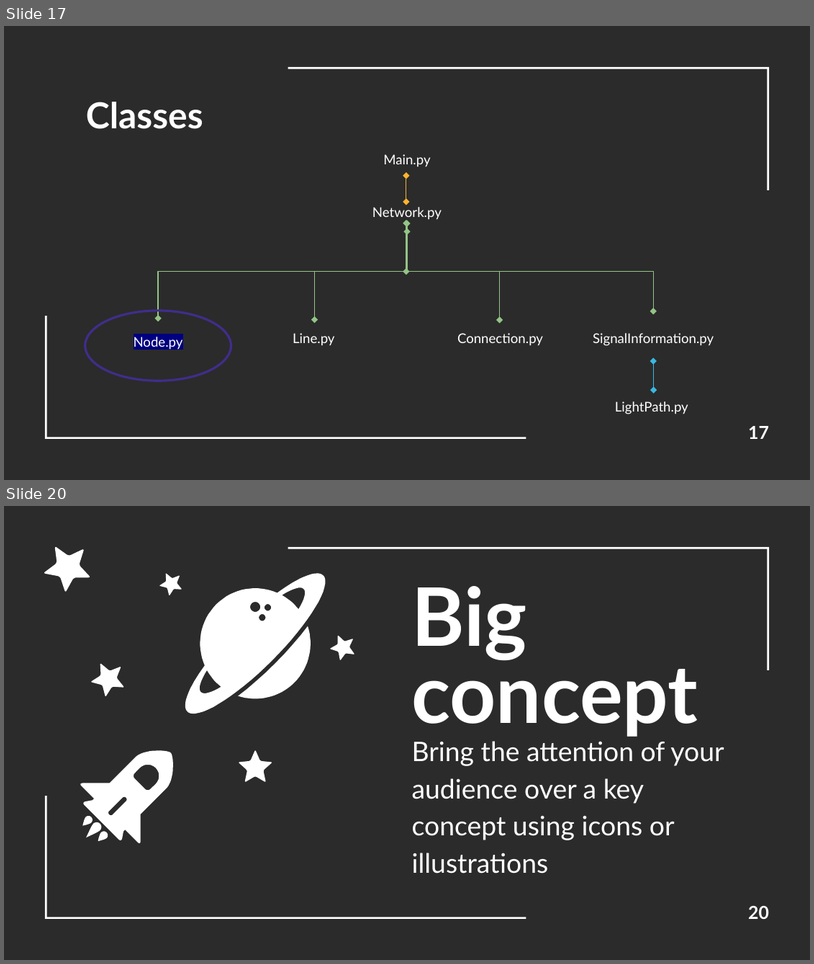
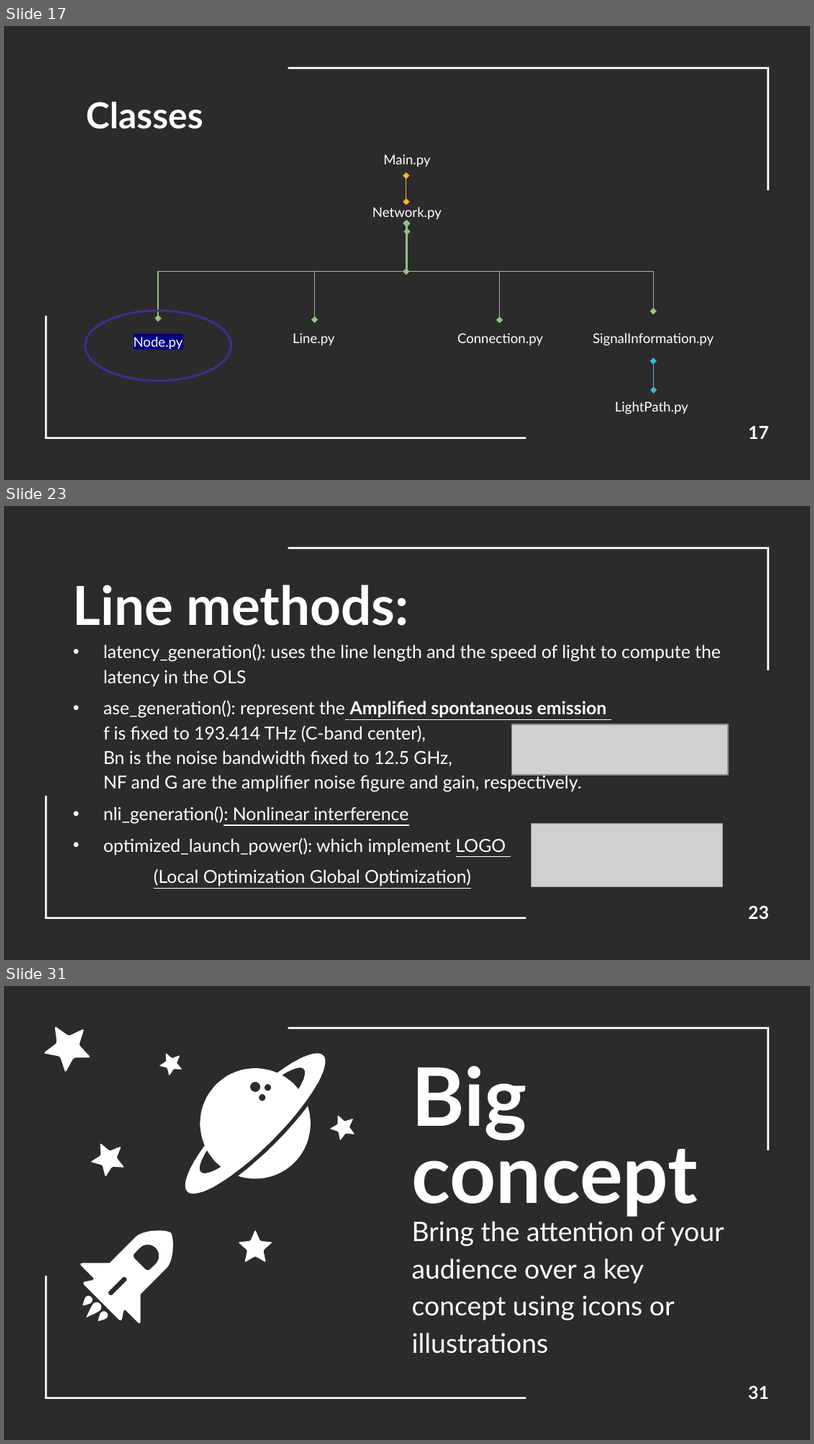
Before and after one commit to RenatoParker/OON_LabsProject, a slide deck: Presentazione esame OOP.pptx. Shown one above the other, each under a label of ours: slides 17 and 20 before the commit, slides 17, 23 and 31 after it; the slides between them are not shown. The pictures are 814x964 and 814x1444 pixels, drawn with LibreOffice and Linux fonts; fonts in the diff are those of the drawing; grey boxes stand for pictures; background and template pictures are left out; a plain dark background stands for a picture behind light text. Boxes give left, top, right and bottom in pixels: in the first picture for what was removed or moved away, otherwise in the second. Text is boxed around its words. In the diff, an @@ line names an element or a change of style, - is before the commit and + after.

Commit message:
SNR and latency barchart

```diff
--- a/Presentazione esame OOP.pptx
+++ b/Presentazione esame OOP.pptx
@@ slide 23 added at (x1=4, y1=506, x2=810, y2=960), background picture (left out); not listed: 2 template elements that a slide beside it also shows @@
@@ title added at (x1=73, y1=584, x2=409, y2=626), 48 pt, text #FFFFFF, bold @@
+Line methods:
@@ subtitle added at (x1=103, y1=644, x2=721, y2=886), 16 pt, text #FFFFFF @@
+• latency_generation(): uses the line length and the speed of light to compute the latency in the OLS
+• ase_generation(): represent the Amplified spontaneous emission
+  f is fixed to 193.414 THz (C-band center),
+  Bn is the noise bandwidth fixed to 12.5 GHz,
+  NF and G are the amplifier noise figure and gain, respectively.
+• nli_generation(): Nonlinear interference
+• optimized_launch_power(): which implement LOGO
+(Local Optimization Global Optimization)
@@ picture added at (x1=512, y1=725, x2=728, y2=775) @@
@@ picture added at (x1=531, y1=823, x2=723, y2=886) @@
@@ page number added at (x1=748, y1=906, x2=769, y2=919), 16 pt, text #FFFFFF, bold @@
+23
@@ what was slide 20 is now slide 31 @@
@@ page number at (x1=748, y1=1386, x2=769, y2=1399): text changed @@
-20
+31
```
Also in this commit, not shown: 4 slides changed, 12 other slides added, 8 slides removed, 3 other files.
